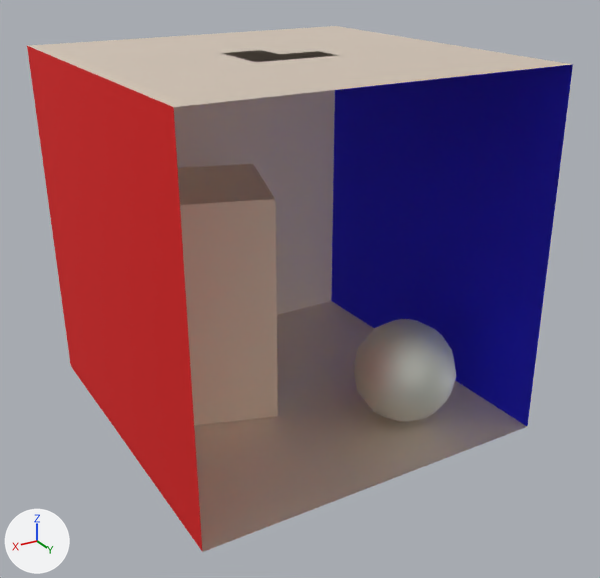
Renders of the OBJ model models/cbox-simple/cbox.obj from each side of a commit.
Before and after are seen from a camera (50 mm lens) standing at (871.0, 766.0, 707.0) and looking at (268.0, -239.0, 204.0). Arrows for +X, +Y and +Z are at lower left; the lights stay in place. Where no turn or scale is listed for an object, it has been applied to the vertices.

The scene before the commit, as lines of its bpy script (objects in view):
```python
ob_cbox_cbox_back_mesh = bpy.data.objects.new('cbox:cbox_back_mesh', me_cbox_cbox_back_mesh)
ob_cbox_cbox_back_mesh.location = (0.0, 0.0, 0.0)
ob_cbox_cbox_ceiling_mesh = bpy.data.objects.new('cbox:cbox_ceiling_mesh', me_cbox_cbox_ceiling_mesh)
ob_cbox_cbox_ceiling_mesh.location = (0.0, 0.0, 0.0)
ob_cbox_cbox_floor_mesh = bpy.data.objects.new('cbox:cbox_floor_mesh', me_cbox_cbox_floor_mesh)
ob_cbox_cbox_floor_mesh.location = (0.0, 0.0, 0.0)
ob_cbox_cbox_greenwall_mesh = bpy.data.objects.new('cbox:cbox_greenwall_mesh', me_cbox_cbox_greenwall_mesh)
ob_cbox_cbox_greenwall_mesh.location = (0.0, 0.0, 0.0)
ob_cbox_cbox_redwall_mesh = bpy.data.objects.new('cbox:cbox_redwall_mesh', me_cbox_cbox_redwall_mesh)
ob_cbox_cbox_redwall_mesh.location = (0.0, 0.0, 0.0)
ob_cube = bpy.data.objects.new('Cube', me_cube)
ob_cube.location = (0.0, 0.0, 0.0)
ob_sphere = bpy.data.objects.new('Sphere', me_sphere)
ob_sphere.location = (0.0, 0.0, 0.0)
```
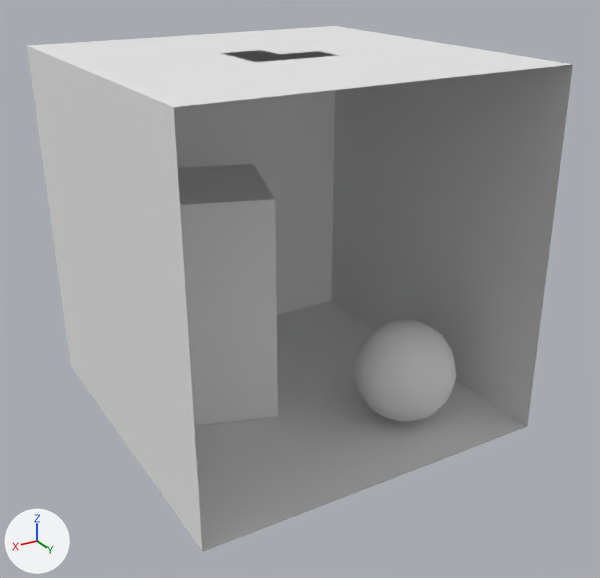
The change, as a diff of the scene's bpy script:
```diff
--- a/models/cbox-simple/cbox.obj.py
+++ b/models/cbox-simple/cbox.obj.py
@@ mat_cbox_white @@
 mat_cbox_white = principled_material('cbox:white')
-mat_cbox_white.base_color = (0.85, 0.75, 0.65)  # white #ede1d3
-mat_cbox_white.metallic = 1.0
-mat_cbox_white.roughness = 0.776
+mat_cbox_white.base_color = (0.8, 0.8, 0.8)  # white #e7e7e7
+mat_cbox_white.roughness = 1.0
@@ mat_cbox_blue @@
 mat_cbox_blue = principled_material('cbox:blue')
-mat_cbox_blue.base_color = (0.05, 0.05, 0.95)  # blue #3f3ff9
-mat_cbox_blue.metallic = 1.0
-mat_cbox_blue.roughness = 0.776
+mat_cbox_blue.base_color = (0.8, 0.8, 0.8)  # white #e7e7e7
+mat_cbox_blue.roughness = 1.0
@@ mat_cbox_red @@
 mat_cbox_red = principled_material('cbox:red')
-mat_cbox_red.base_color = (0.95, 0.05, 0.05)  # red #f93f3f
-mat_cbox_red.metallic = 1.0
-mat_cbox_red.roughness = 0.776
+mat_cbox_red.base_color = (0.8, 0.8, 0.8)  # white #e7e7e7
+mat_cbox_red.roughness = 1.0
@@ mat_cbox_silver @@
 mat_cbox_silver.base_color = (0.77, 0.79, 0.73)  # white #e3e6de
-mat_cbox_silver.metallic = 1.0
-mat_cbox_silver.roughness = 0.687
+mat_cbox_silver.roughness = 1.0
```

What differs and where, as boxes (x1, y1, x2, y2) in the pictures (600 x 578 px):
'cbox:cbox_greenwall_mesh', surface changed, recoloured (blue to white): (331, 64, 573, 426) in both
'cbox:cbox_redwall_mesh', surface changed, recoloured (red to white): (27, 46, 202, 551) in both
'cbox:cbox_floor_mesh', surface changed, recoloured: (194, 301, 527, 552) in both
'cbox:cbox_ceiling_mesh', surface changed, recoloured: (29, 26, 572, 107) in both
'Cube', surface changed, recoloured: (178, 164, 278, 426) in both
'cbox:cbox_back_mesh', surface changed, recoloured: (174, 90, 335, 314) in both
'Sphere', surface changed: (354, 319, 456, 422) in both
